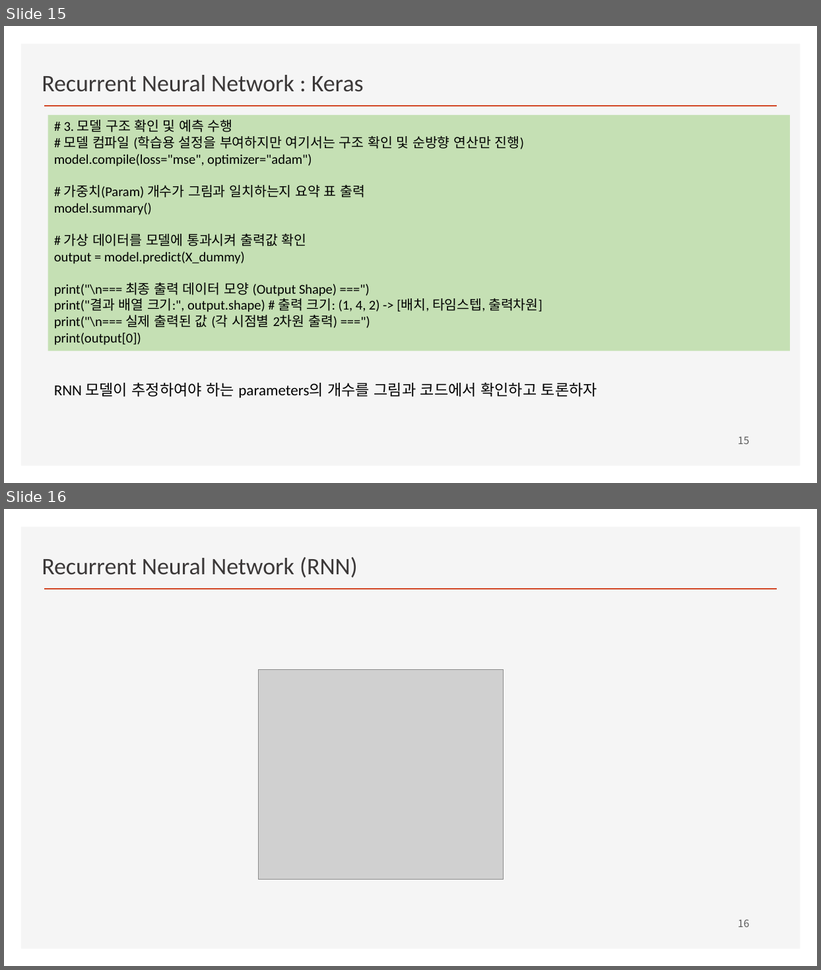
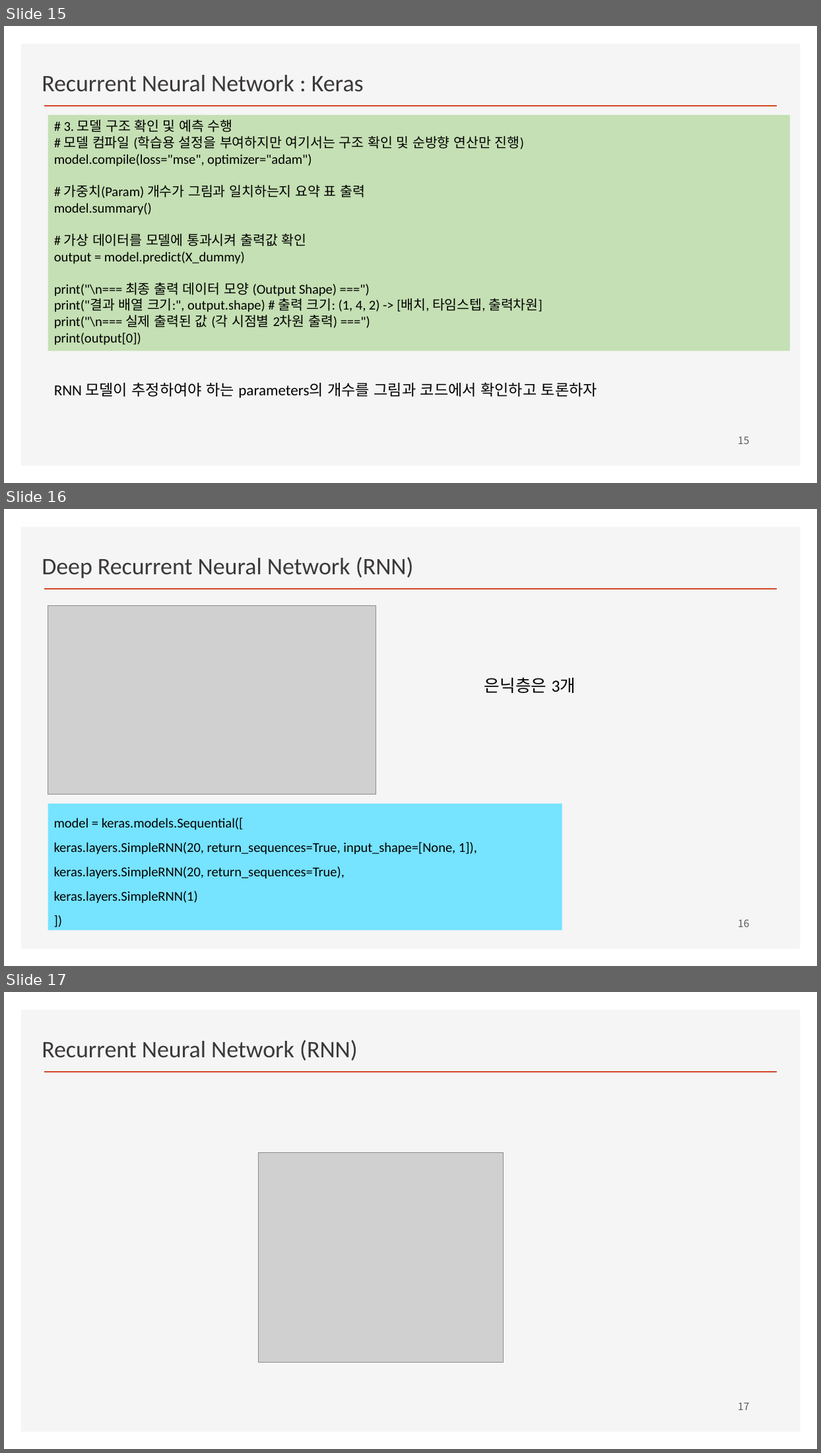
Before and after one commit to ancestor9/2026_Fall_Deep-Learning-with-Python, a slide deck: RNN/RNN.pptx. Shown one above the other, each under a label of ours: slides 15 and 16 before the commit, slides 15, 16 and 17 after it. The pictures are 821x970 and 821x1453 pixels, drawn with LibreOffice and Linux fonts; fonts in the diff are those of the drawing; grey boxes stand for pictures; background and template pictures are left out. Boxes give left, top, right and bottom in pixels: in the first picture for what was removed or moved away, otherwise in the second. Text is boxed around its words. In the diff, an @@ line names an element or a change of style, - is before the commit and + after.

```diff
--- a/RNN/RNN.pptx
+++ b/RNN/RNN.pptx
@@ slide 16 added at bbox=[4, 509, 817, 966], background #FFFFFF; not listed: 2 template elements that a slide beside it also shows @@
@@ text added at bbox=[42, 557, 414, 578], 28 pt, text #3B3838 @@
+Deep Recurrent Neural Network (RNN)
@@ picture added at bbox=[48, 605, 376, 795] @@
@@ text added at bbox=[484, 677, 576, 693], 20 pt, text #000000 @@
+은닉층은 3개
@@ rectangle added at bbox=[48, 803, 562, 931], fill #76E3FF, 16 pt, text #000000 @@
+model = keras.models.Sequential([
+keras.layers.SimpleRNN(20, return_sequences=True, input_shape=[None, 1]),
+keras.layers.SimpleRNN(20, return_sequences=True),
+keras.layers.SimpleRNN(1)
+])
@@ page number added at bbox=[738, 920, 749, 927], 12 pt, text #595959 @@
+16
@@ what was slide 16 is now slide 17 @@
@@ page number at bbox=[738, 1403, 749, 1410]: text changed @@
-16
+17
```
